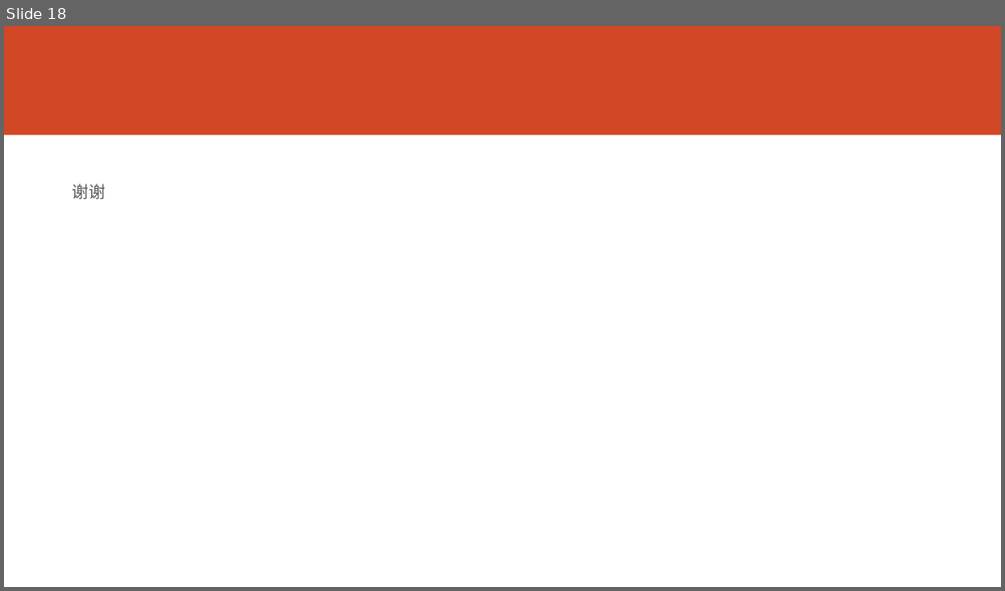
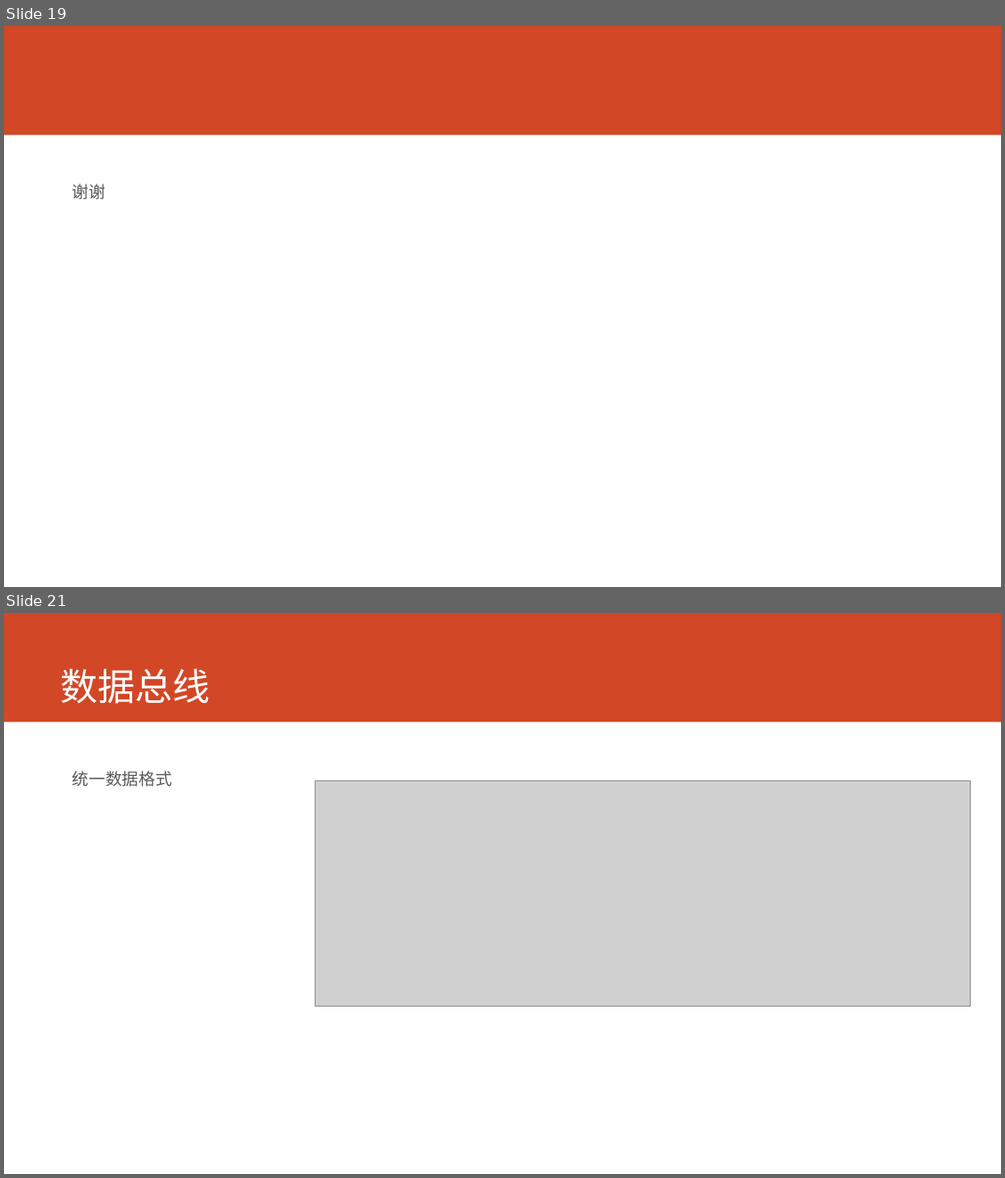
Before and after one commit to printfcoder/printfcoder, a slide deck: job/me/个人介绍.pptx. Shown one above the other, each under a label of ours: slide 18 before the commit, slides 19 and 21 after it; the slides between them are not shown. The pictures are 1005x591 and 1005x1178 pixels, drawn with LibreOffice and Linux fonts; fonts in the diff are those of the drawing; grey boxes stand for pictures. Boxes give left, top, right and bottom in pixels: in the first picture for what was removed or moved away, otherwise in the second. Text is boxed around its words. In the diff, an @@ line names an element or a change of style, - is before the commit and + after.

```diff
--- a/job/me/个人介绍.pptx
+++ b/job/me/个人介绍.pptx
@@ slide 21 added at [4, 613, 1001, 1174], background #FFFFFF; not listed: 1 template element that a slide beside it also shows @@
@@ title added at [61, 668, 210, 704], 36 pt, text #FFFFFF @@
+数据总线
@@ text added at [73, 771, 172, 787], 16 pt, text #595959 @@
+统一数据格式
@@ picture added at [316, 781, 971, 1006] @@
@@ what was slide 18 is now slide 19 @@
```
Also in this commit, not shown: 2 other slides added.
